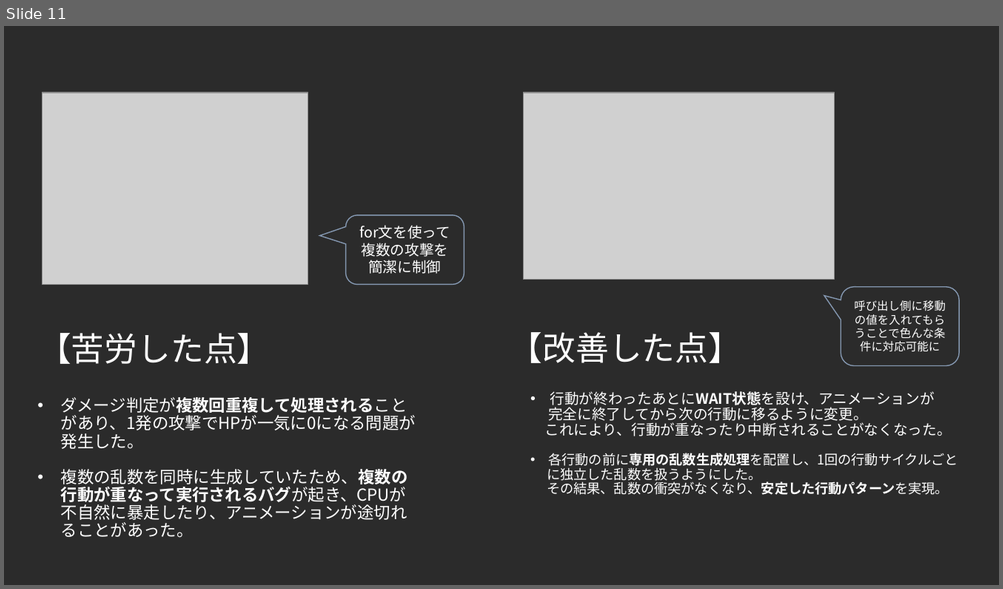
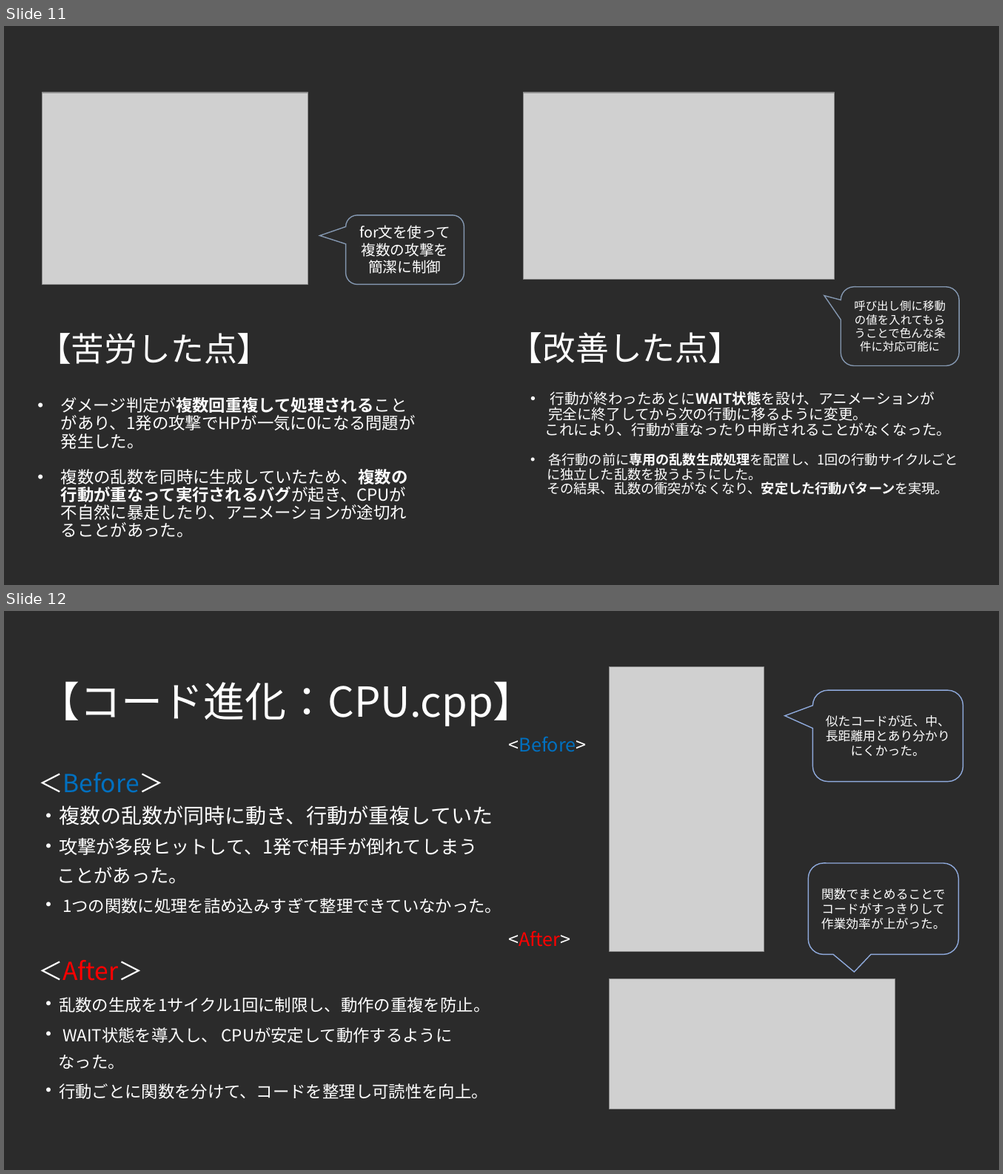
Before and after one commit to F0402Nishi/FightingGame, a slide deck: 仕様書.pptx. Shown one above the other, each under a label of ours: slide 11 before the commit, slides 11 and 12 after it. The pictures are 1003x589 and 1003x1174 pixels, drawn with LibreOffice and Linux fonts; fonts in the diff are those of the drawing; grey boxes stand for pictures; background and template pictures are left out; a plain dark background stands for a picture behind light text. Boxes give left, top, right and bottom in pixels: in the first picture for what was removed or moved away, otherwise in the second. Text is boxed around its words. In the diff, an @@ line names an element or a change of style, - is before the commit and + after.

```diff
--- a/仕様書.pptx
+++ b/仕様書.pptx
@@ slide 12 added at bbox=[4, 611, 999, 1170], background picture (left out) @@
@@ picture added at bbox=[609, 667, 763, 951] @@
@@ title added at bbox=[38, 681, 535, 726], 40 pt, text #FFFFFF @@
+【コード進化：CPU.cpp】
@@ rounded speech box added at bbox=[813, 690, 963, 781], outline #8FAADC 1 pt, 12 pt, text #FFFFFF @@
+似たコードが近、中、長距離用とあり分かりにくかった。
@@ text added at bbox=[509, 736, 586, 752], 18 pt, text #0070C0 @@
+<Before>
@@ subtitle added at bbox=[38, 772, 501, 1099], 16 pt, text #FFFFFF @@
+＜Before＞
+・複数の乱数が同時に動き、行動が重複していた
+・攻撃が多段ヒットして、1発で相手が倒れてしまう
+ことがあった。
+・ 1つの関数に処理を詰め込みすぎて整理できていなかった。
+＜After＞
+・乱数の生成を1サイクル1回に制限し、動作の重複を防止。
+・ WAIT状態を導入し、 CPUが安定して動作するように
+なった。
+・行動ごとに関数を分けて、コードを整理し可読性を向上。
@@ rounded speech box added at bbox=[808, 863, 959, 954], outline #8FAADC 1 pt, 12 pt, text #FFFFFF @@
+関数でまとめることでコードがすっきりして作業効率が上がった。
@@ text added at bbox=[509, 931, 571, 947], 18 pt, text #FF0000 @@
+<After>
@@ picture added at bbox=[609, 980, 895, 1110] @@
```
Also in this commit, not shown: 3 slides changed, 1 other slide added, 1 slide removed.
